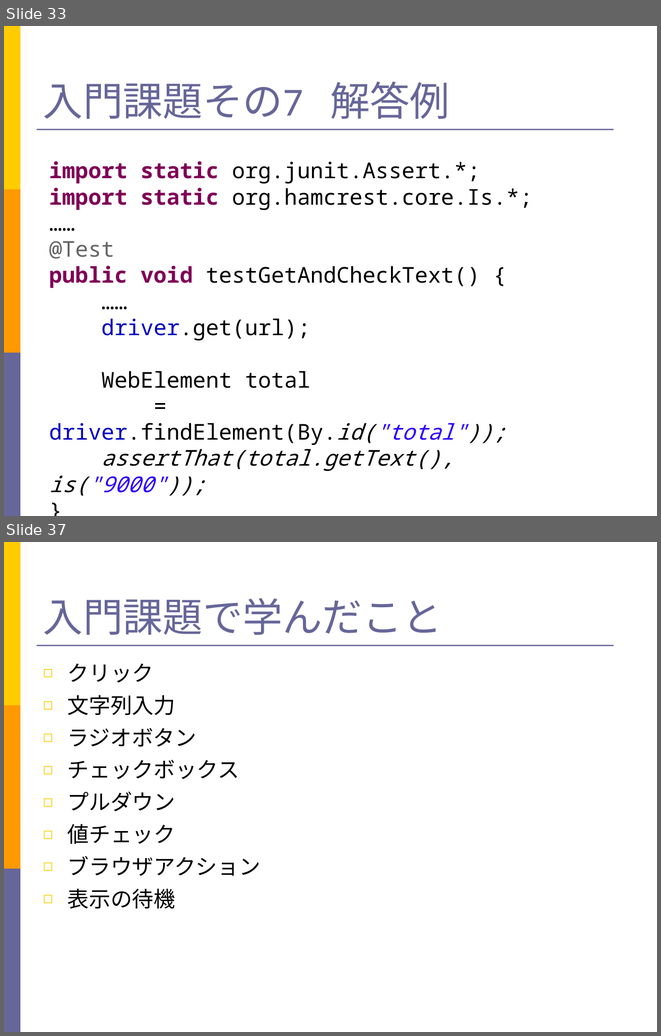
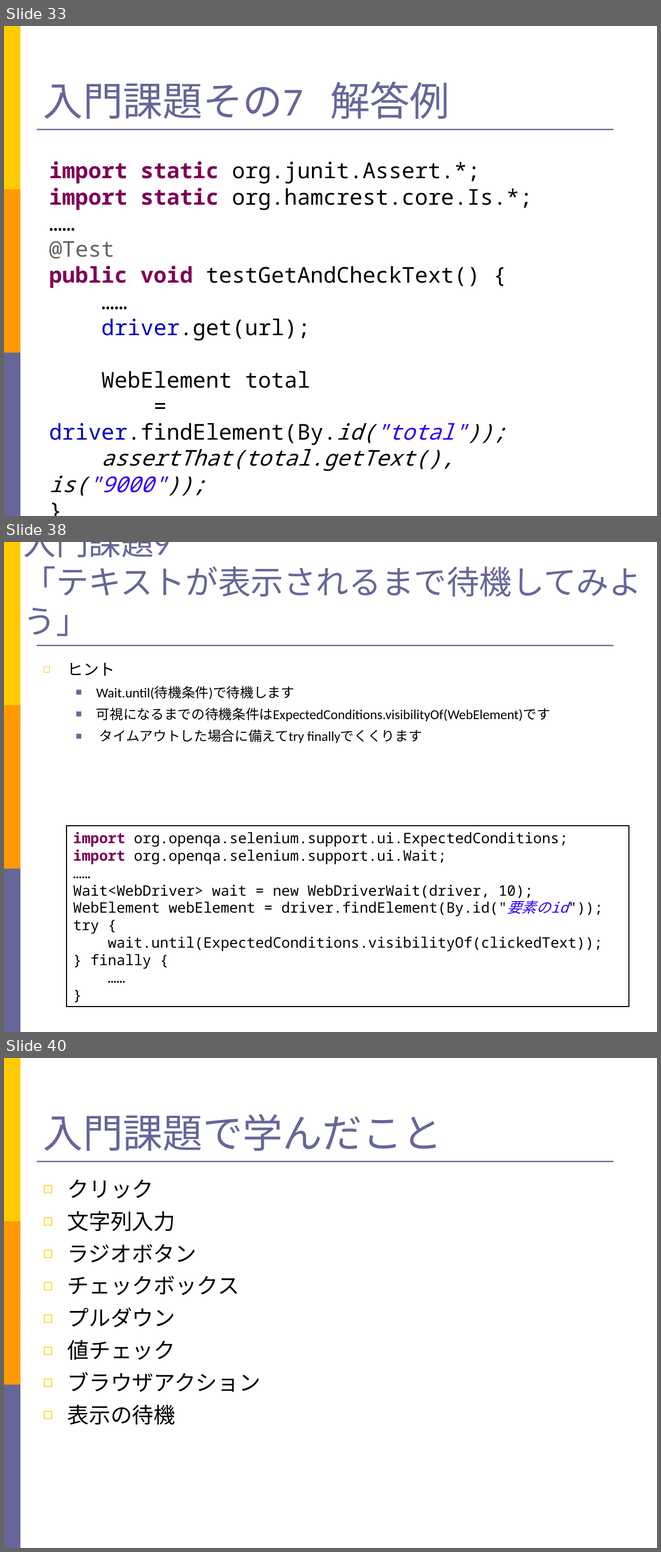
Before and after one commit to takuY-U2/STARHotel, a slide deck: docs/Slide.ppt. Shown one above the other, each under a label of ours: slides 33 and 37 before the commit, slides 33, 38 and 40 after it; the slides between them are not shown. The pictures are 661x1036 and 661x1552 pixels, drawn with LibreOffice and Linux fonts; fonts in the diff are those of the drawing. Boxes give left, top, right and bottom in pixels: in the first picture for what was removed or moved away, otherwise in the second. Text is boxed around its words. In the diff, an @@ line names an element or a change of style, - is before the commit and + after.

```diff
--- a/docs/Slide.ppt
+++ b/docs/Slide.ppt
@@ slide 38 added at bbox=[4, 542, 657, 1032], background #FFFFFF; not listed: 4 template elements that a slide beside it also shows @@
@@ title added at bbox=[23, 542, 642, 636], 36 pt, text #666699 @@
+入門課題9
+「テキストが表示されるまで待機してみよう」
@@ text added at bbox=[68, 663, 550, 743], 15 pt, text #000000 @@
+◻ ヒント
+  ■ Wait.until(待機条件)で待機します
+  ■ 可視になるまでの待機条件はExpectedConditions.visibilityOf(WebElement)です
+  ■ タイムアウトした場合に備えてtry finallyでくくります
@@ rectangle added at bbox=[67, 826, 629, 1006], outline #000000 0.99 pt, 16 pt, text #000000 @@
+import org.openqa.selenium.support.ui.ExpectedConditions;
+import org.openqa.selenium.support.ui.Wait;
+……
+Wait<WebDriver> wait = new WebDriverWait(driver, 10);
+WebElement webElement = driver.findElement(By.id("要素のid"));
+try {
+wait.until(ExpectedConditions.visibilityOf(clickedText));
+} finally {
+……
+}
@@ what was slide 37 is now slide 40 @@
```
Also in this commit, not shown: 4 slides changed, 2 other slides added, 5 other files.
